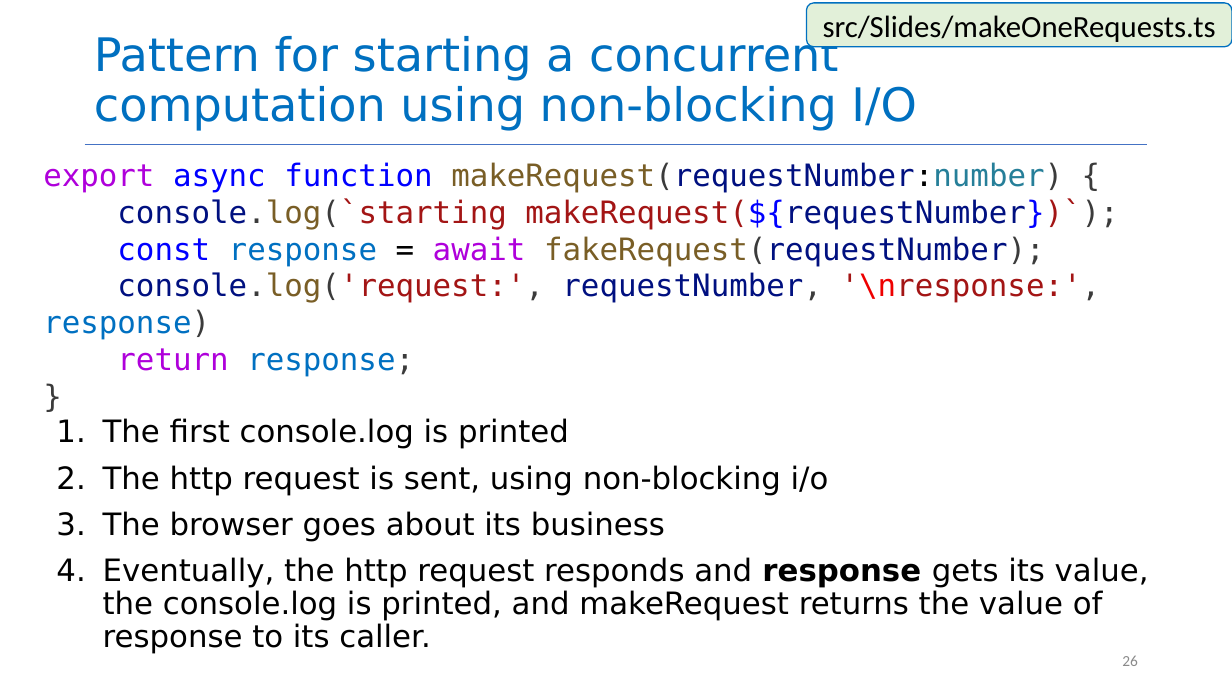
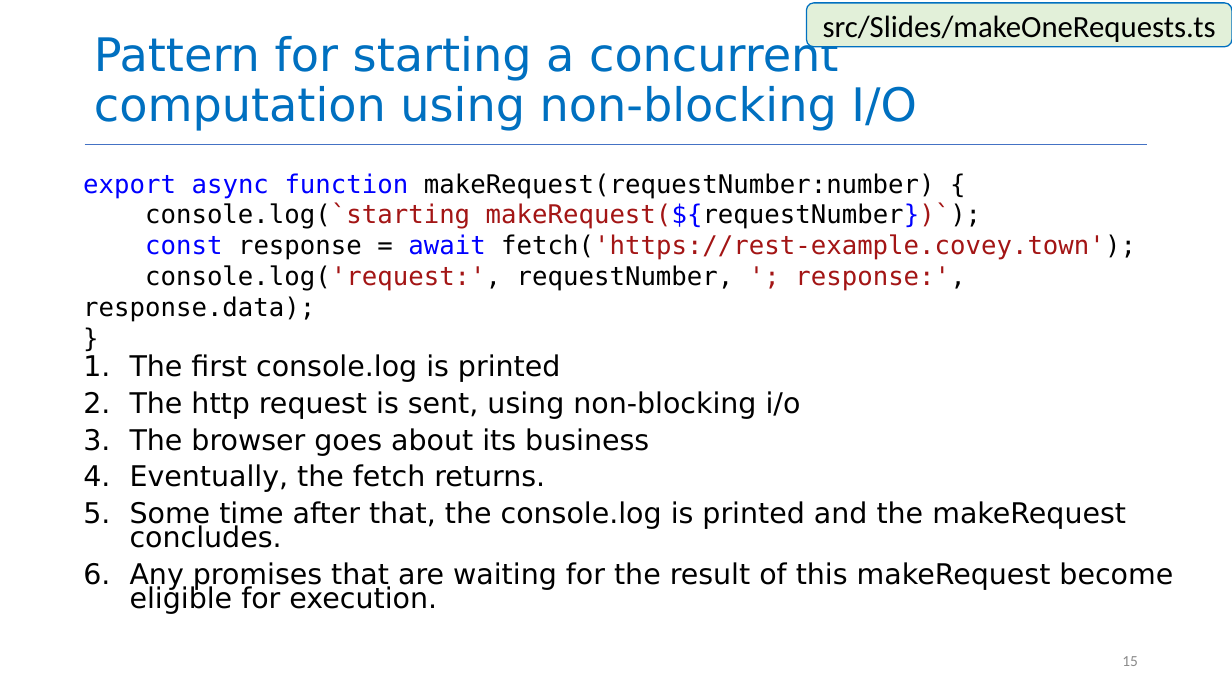
Before and after one commit to neu-se/CS4530-Spring-2026, a slide deck: slide 15 of Slides/Module 09 Concurrency Patterns in Typescript.pptx (slide 26 before the commit). Drawn at 1232x693 pixels with LibreOffice and Linux fonts; fonts in the diff are those of the drawing. Boxes give left, top, right and bottom in pixels: in the first picture for what was removed or moved away, otherwise in the second. Text is boxed around its words. In the diff, an @@ line names an element or a change of style, - is before the commit and + after.

```diff
--- a/Slides/Module 09 Concurrency Patterns in Typescript.pptx
+++ b/Slides/Module 09 Concurrency Patterns in Typescript.pptx
@@ text "export async function makeRequest(requestNumber:number) {": place and size @@
-text "export async function makeRequest(requestNumber:number) {" at box(43, 162, 1118, 377)
+text "export async function makeRequest(requestNumber:number) {" at box(83, 173, 1136, 321)
@@ text at box(83, 173, 981, 229): size 24 to 20 pt in "export async function makeRequest(requestNumber:number) {", "console.log(`starting makeRequest(${requestNumber})`);", "}"; text colour #AF00DB to #0000FF in "export"; text colour #795E26 to #000000 in "makeRequest(requestNumber:number)", "console.log(`starting"; text colour #3B3B3B to #000000 in "makeRequest(requestNumber:number) {", "console.log(`starting makeRequest(${requestNumber})`);", "}"; text colour #001080 to #000000 in "makeRequest(requestNumber:number)", "console.log(`starting makeRequest(${requestNumber})`);"; text colour #267F99 to #000000 in "makeRequest(requestNumber:number)" @@
@@ text at box(83, 234, 1136, 321): text changed; size 24 to 20 pt; text colour #001080 to #000000 @@
-const response = await fakeRequest(requestNumber);
-console.log('request:', requestNumber, '\nresponse:', response)
-return response;
+const response = await fetch('https://rest-example.covey.town');
+console.log('request:', requestNumber, '; response:', response.data);
@@ text "The first console.log is printed": place and size @@
-text "The first console.log is printed" at box(103, 418, 1149, 654)
+text "The first console.log is printed" at box(130, 354, 1173, 614)
@@ text at box(130, 354, 801, 456): size 24 to 22.2 pt in "The first console.log is printed", "The http request is sent, using non-blocking ...", "The browser goes about its business"; line spacing 0.9 to 0.7 @@
@@ text at box(130, 464, 1173, 614): text changed; size 24 to 22.2 pt @@
-4. Eventually, the http request responds and response gets its value, the console.log is printed, and makeRequest returns the value of response to its caller.
+4. Eventually, the fetch returns.
+5. Some time after that, the console.log is printed and the makeRequest concludes.
+6. Any promises that are waiting for the result of this makeRequest become eligible for execution.
@@ page number at box(1122, 656, 1138, 666): text changed @@
-26
+15
```
Also in this commit, not shown: 14 other slides changed, 12 slides added, 25 slides removed, 2 other files.
